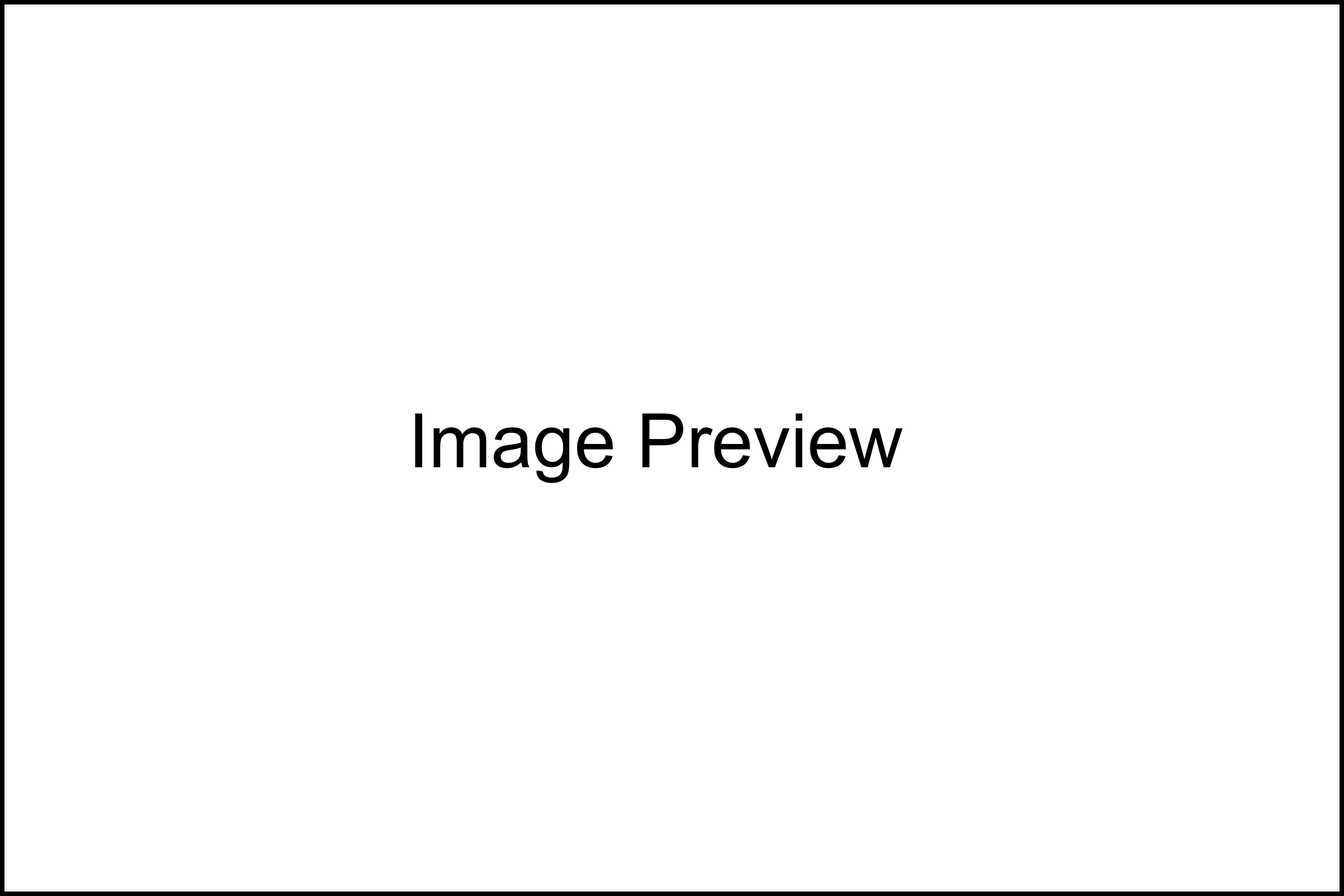
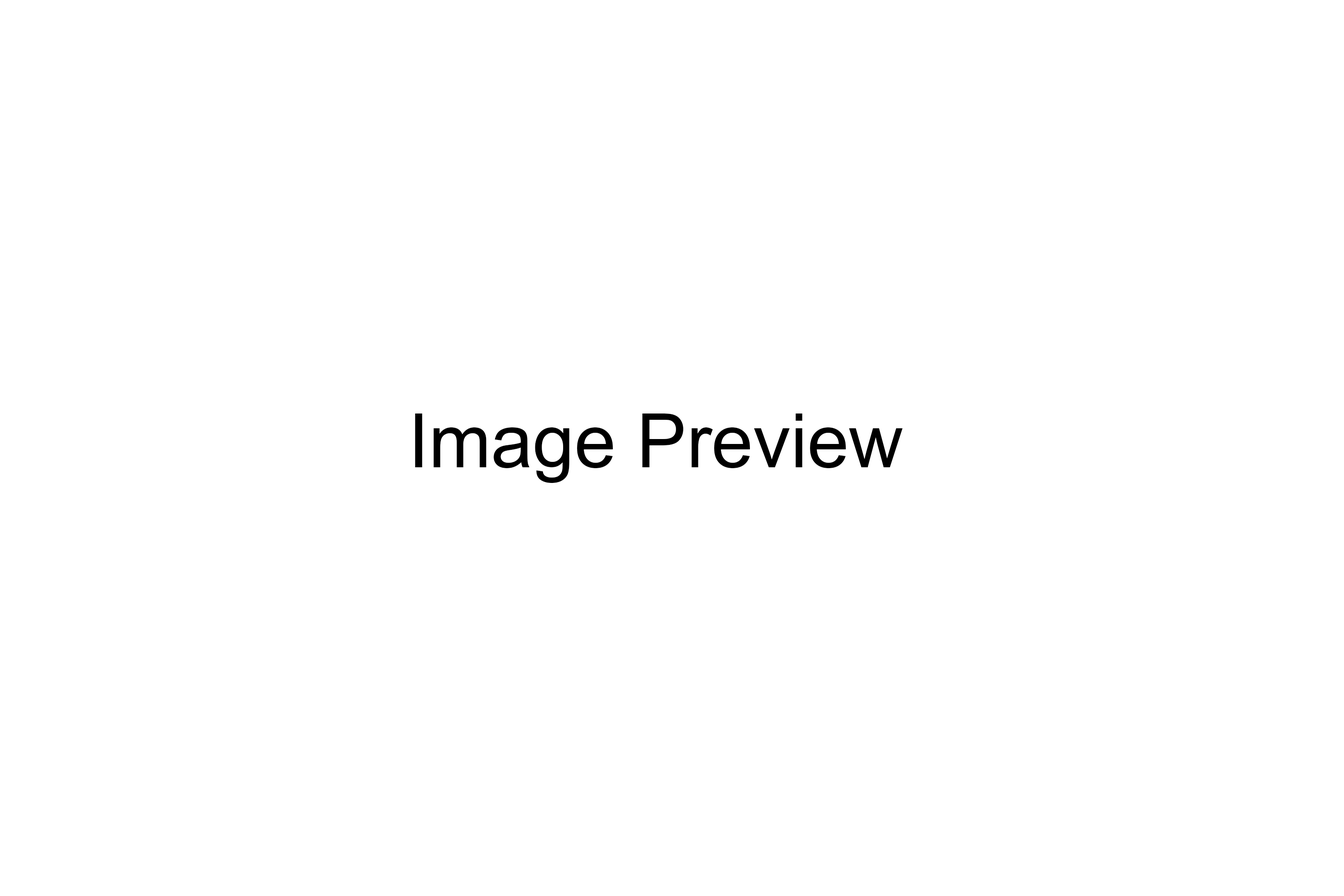
Comparing the layer stacks of the two w=1344, h=896 images. Changes:
painted on "Background" over [0,0,1344,896]
